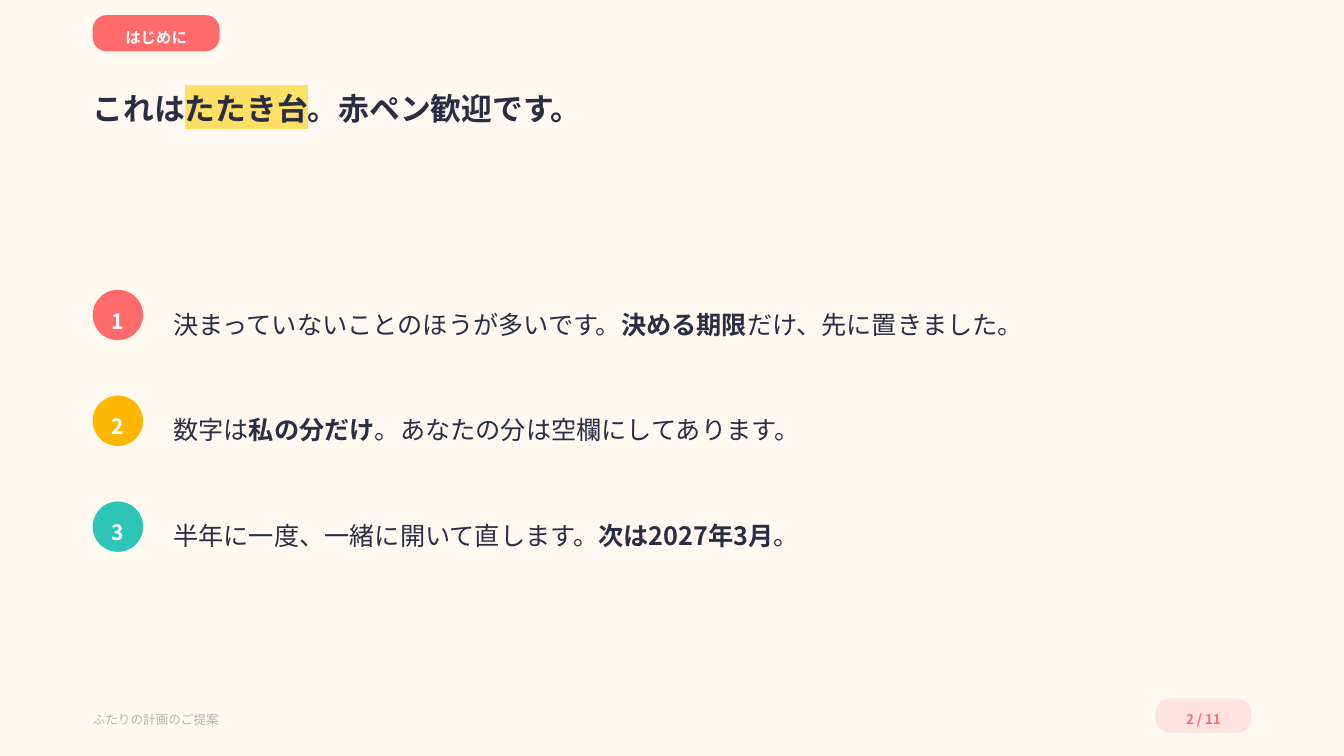
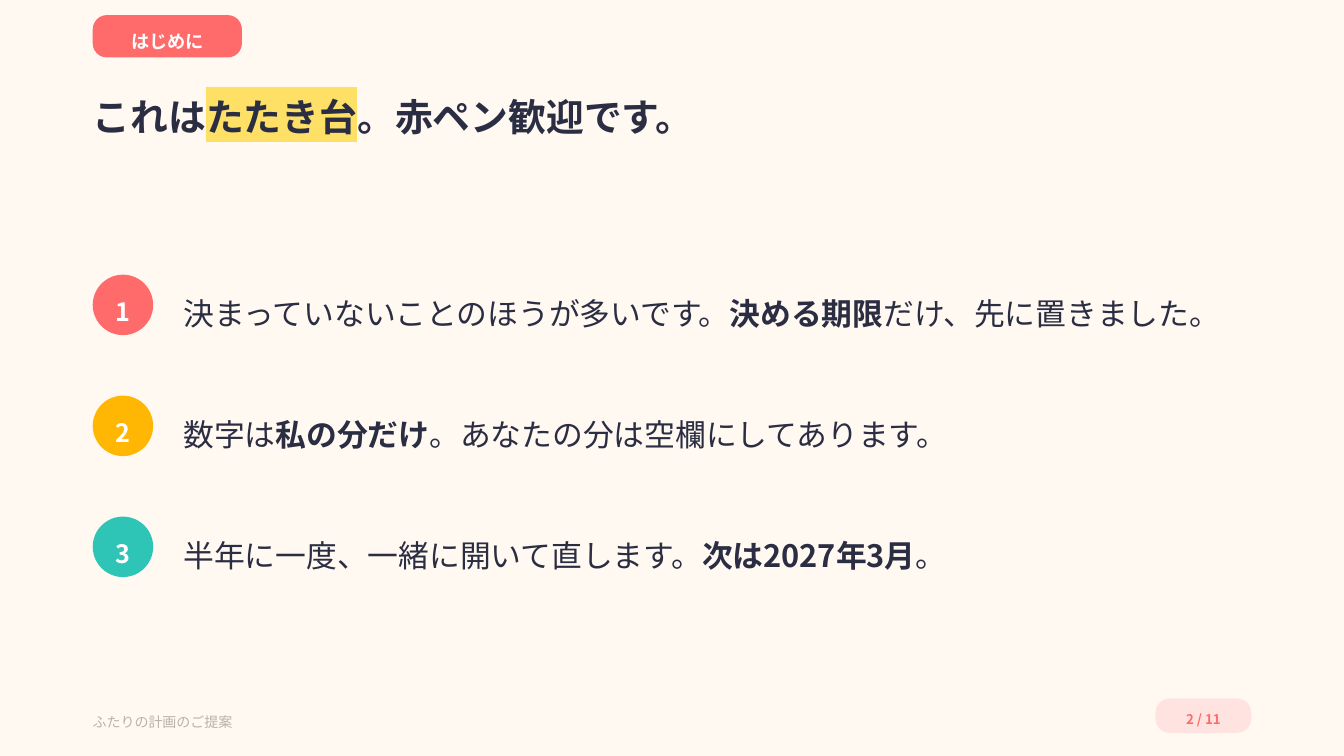
Before and after one commit to ayaka1933-glitch/portfolio, a slide deck: slide 2 of proposal/ふたりの計画のご提案.pptx. Drawn at 1344x756 pixels with LibreOffice and Linux fonts; fonts in the diff are those of the drawing. Boxes give left, top, right and bottom in pixels: in the first picture for what was removed or moved away, otherwise in the second. Text is boxed around its words. In the diff, an @@ line names an element or a change of style, - is before the commit and + after.

```diff
--- a/proposal/ふたりの計画のご提案.pptx
+++ b/proposal/ふたりの計画のご提案.pptx
@@ rounded rectangle "はじめに": place and size @@
-rounded rectangle "はじめに" at (93,15,220,51)
+rounded rectangle "はじめに" at (93,15,242,57)
@@ rounded rectangle "はじめに" at (93,15,242,57): size 11 to 13 pt; proportions changed @@
@@ text "これはたたき台。赤ペン歓迎です。" at (93,92,694,141): size 22 to 27 pt; line spacing 1.6 to 1.5 @@
@@ ellipse "1": place and size @@
-ellipse "1" at (93,290,143,341)
+ellipse "1" at (93,275,153,336)
@@ text "決まっていないことのほうが多いです。決める期限だけ、先に置きました。": place and size @@
-text "決まっていないことのほうが多いです。決める期限だけ、先に置きました。" at (173,312,1023,337)
+text "決まっていないことのほうが多いです。決める期限だけ、先に置きました。" at (183,299,1220,328)
@@ ellipse "2": place and size @@
-ellipse "2" at (93,395,143,446)
+ellipse "2" at (93,395,153,456)
@@ text "数字は私の分だけ。あなたの分は空欄にしてあります。": place and size @@
-text "数字は私の分だけ。あなたの分は空欄にしてあります。" at (173,417,799,442)
+text "数字は私の分だけ。あなたの分は空欄にしてあります。" at (183,420,947,449)
@@ size 15 to 18 pt in 3 elements at (93,395,153,456), (93,275,153,336), (93,516,153,577) @@
@@ ellipse "3": place and size @@
-ellipse "3" at (93,501,143,552)
+ellipse "3" at (93,516,153,577)
@@ size 18 to 22 pt; line spacing 1.7 to 1.6 in 3 elements at (183,420,947,449), (183,299,1220,328), (183,541,946,570) @@
@@ text "半年に一度、一緒に開いて直します。次は2027年3月。": place and size @@
-text "半年に一度、一緒に開いて直します。次は2027年3月。" at (173,523,798,548)
+text "半年に一度、一緒に開いて直します。次は2027年3月。" at (183,541,946,570)
@@ text "ふたりの計画のご提案" at (93,715,233,728): size 9 to 10 pt @@
```
Also in this commit, not shown: 8 other slides changed, 4 other files.
